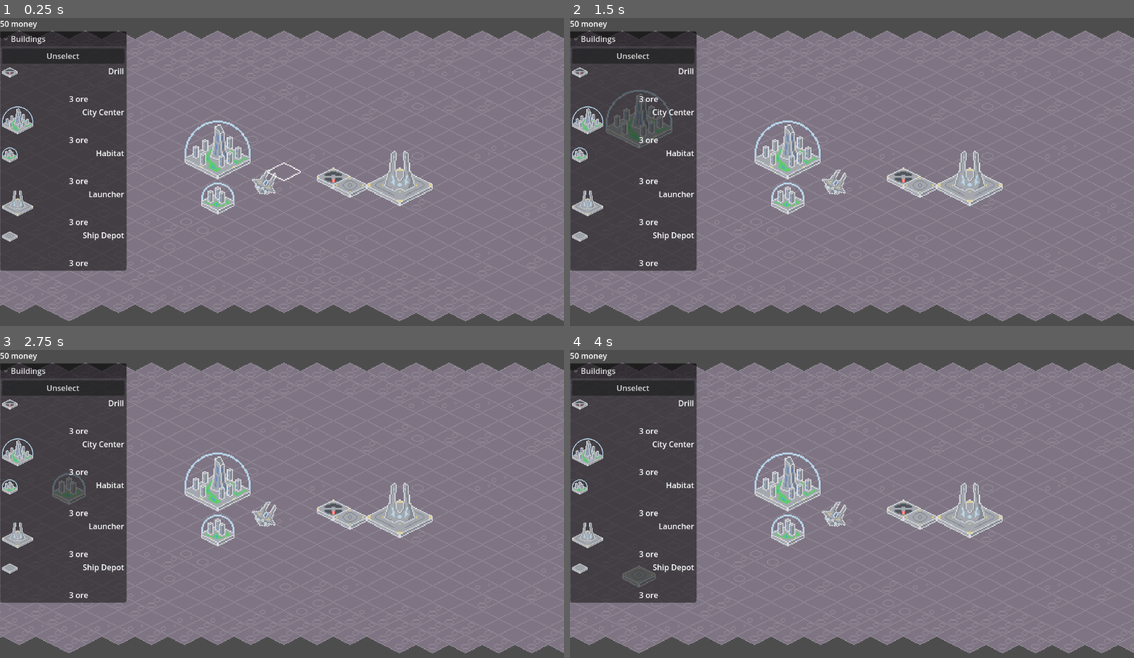
Above: before the commit, frames 1-4 (two rows, left to right).
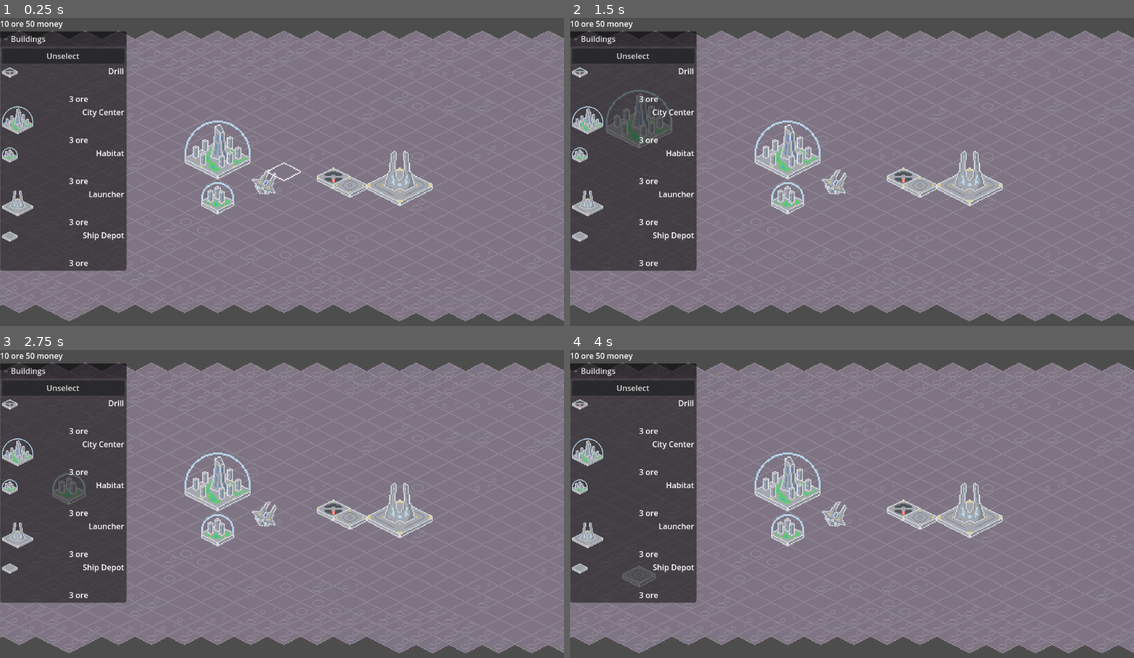
Above: after the commit, the same moments.

Repository: kevinn-t/cmpm-170-tower-defense
Game: Godot game, scene res://main scene.tscn
The game is run twice, just before and just after one commit, with the same random seed, the same clock (stepped at 60 frames per second) and the same inputs.
Inputs:
- Up to frame 1 (0.25 s): no input
- Up to frame 2 (1.5 s): click "Drill" at 0.5 s; click "City Center" at 1.25 s
- Up to frame 3 (2.75 s): click "Habitat" at 2 s
- Up to frame 4 (4 s): click "Launcher" at 2.75 s; click "Ship Depot" at 3.5 s

The runs differ from the first frame. In frame 1, 0.2% of the frame differs, in the area x 0-42%, y 0-64%; in frame 2, 0.2%; in frame 3, 0.2%; in frame 4, 0.2%.

Commit message:
work on building, regorganize

Diff:
--- a/Prefabs/city_center.tscn
+++ b/Prefabs/city_center.tscn
@@ -8,6 +8,7 @@
 region = Rect2(32, 32, 64, 64)
 
 [node name="City Center" type="StaticBody2D"]
+y_sort_enabled = true
 script = ExtResource("1_8neen")
 
 [node name="Sprite2D" type="Sprite2D" parent="."]
--- a/Prefabs/container.tscn
+++ b/Prefabs/container.tscn
@@ -6,6 +6,7 @@
 radius = 6.0
 
 [node name="Container" type="StaticBody2D" groups=["container"]]
+y_sort_enabled = true
 
 [node name="Sprite2D" type="Sprite2D" parent="."]
 texture = ExtResource("1_gc2lj")
--- a/Prefabs/drill.tscn
+++ b/Prefabs/drill.tscn
@@ -8,6 +8,7 @@
 region = Rect2(96, 64, 32, 28)
 
 [node name="Drill" type="StaticBody2D"]
+y_sort_enabled = true
 script = ExtResource("1_0n8n4")
 
 [node name="Sprite2D" type="Sprite2D" parent="."]
--- a/Prefabs/habitat.tscn
+++ b/Prefabs/habitat.tscn
@@ -8,6 +8,7 @@
 region = Rect2(0, 26, 32, 32)
 
 [node name="Habitat" type="StaticBody2D"]
+y_sort_enabled = true
 script = ExtResource("1_q5i6c")
 
 [node name="Sprite2D" type="Sprite2D" parent="."]
--- a/Prefabs/launcher.tscn
+++ b/Prefabs/launcher.tscn
@@ -8,6 +8,7 @@
 region = Rect2(128, 32, 64, 64)
 
 [node name="Launcher" type="StaticBody2D"]
+y_sort_enabled = true
 script = ExtResource("1_4emaf")
 
 [node name="Timer" type="Timer" parent="."]
--- a/Prefabs/ship_depot.tscn
+++ b/Prefabs/ship_depot.tscn
@@ -8,6 +8,7 @@
 region = Rect2(96, 32, 32, 32)
 
 [node name="Ship Depot" type="StaticBody2D" groups=["ship_depot"]]
+y_sort_enabled = true
 script = ExtResource("1_ierel")
 
 [node name="Sprite2D" type="Sprite2D" parent="."]
--- a/game_manager.gd
+++ b/game_manager.gd
@@ -8,7 +8,7 @@
 '''
 
 @export var stored : Dictionary = {
-	"ore" = 0,
+	"ore" = 10,
 	"money" = 50
 }
 
@@ -65,9 +65,11 @@
 	if not subtractCost(building.buildCost):
 		building.queue_free()
 		return
-	add_child(building)
+
+	buildingsParent.add_child(building)
 	building.global_position = pos
 	updateUI()
+@onready var buildingsParent : Node2D = $"../Buildings"
 
 func populatePreviews() -> void:
 	for b in buildingPrefabs:
@@ -87,16 +89,15 @@
 		button.pressed.connect(clicked)
 		parent.add_child(button)
 
-func buildingBrushSelected(name : String):
-	print(name)
-	buildingBrush = name
+func buildingBrushSelected(brush_name : String):
+	buildingBrush = brush_name
 	updateBuildingBrush()
 
 func resetBuildingBrush():
 	buildingBrush = null
 	updateBuildingBrush()
 
-func foldingResetBuildingBrush(folded):
+func foldingResetBuildingBrush(_folded):
 	resetBuildingBrush()
 
 func updateBuildingBrush():
@@ -112,3 +113,12 @@
 		if stored[k] > 0:
 			s+= str(stored[k]) + " " + str(k) + " "
 	return s
+@onready var ground: TileMapLayer = $"../GroundLayer"
+func _unhandled_input(event: InputEvent) -> void:
+	if event is InputEventMouseButton:
+		if event.is_pressed():
+			if event.button_index == MOUSE_BUTTON_LEFT:
+				#event.global_position
+				var tile_position = ground.local_to_map(event.global_position)
+				var ws_pos = ground.map_to_local(tile_position)
+				build(buildingBrush, ws_pos)
--- a/main scene.tscn
+++ b/main scene.tscn
@@ -66,26 +66,6 @@
 visible = false
 navigation_polygon = SubResource("NavigationPolygon_neqfu")
 
-[node name="City Center" parent="." instance=ExtResource("1_0afw7")]
-unique_name_in_owner = true
-y_sort_enabled = true
-position = Vector2(-48, -18)
-
-[node name="Drill" parent="." instance=ExtResource("2_ux2rm")]
-y_sort_enabled = true
-position = Vector2(64, 0)
-
-[node name="Launcher" parent="." instance=ExtResource("3_sgb2t")]
-y_sort_enabled = true
-position = Vector2(128, 8)
-
-[node name="Ship Depot" parent="." instance=ExtResource("4_aqyhw")]
-y_sort_enabled = true
-position = Vector2(80, 8)
-
-[node name="Habitat" parent="." instance=ExtResource("9_c1o4b")]
-position = Vector2(-48, 24)
-
 [node name="GroundLayer" type="TileMapLayer" parent="."]
 z_index = -100
 tile_map_data = PackedByteArray("AAD9//j/AQAEAAAAAAD9//n/AQAEAAAAAAD9//r/AQAEAAAAAAD9//v/AQAEAAAAAAD9//z/AQAEAAAAAAD9// …(13232 unchanged characters)…
@@ -99,16 +79,34 @@
 unique_name_in_owner = true
 script = ExtResource("8_18xev")
 
-[node name="Container" parent="." instance=ExtResource("10_neqfu")]
+[node name="Buildings" type="Node2D" parent="."]
+
+[node name="City Center" parent="Buildings" instance=ExtResource("1_0afw7")]
+position = Vector2(-48, -18)
+
+[node name="Drill" parent="Buildings" instance=ExtResource("2_ux2rm")]
+position = Vector2(64, 0)
+
+[node name="Launcher" parent="Buildings" instance=ExtResource("3_sgb2t")]
+position = Vector2(128, 8)
+
+[node name="Ship Depot" parent="Buildings" instance=ExtResource("4_aqyhw")]
+position = Vector2(80, 8)
+
+[node name="Habitat" parent="Buildings" instance=ExtResource("9_c1o4b")]
+position = Vector2(-48, 24)
+
+[node name="Units" type="Node2D" parent="."]
+
+[node name="Ship" parent="Units" instance=ExtResource("5_18xev")]
+y_sort_enabled = true
+rotation = 0.5235988
+
+[node name="Container" parent="Units" instance=ExtResource("10_neqfu")]
 z_index = -1
-y_sort_enabled = true
 position = Vector2(-5, 8.660254)
 rotation = 0.5235988
 script = ExtResource("10_7fvey")
-
-[node name="Ship" parent="." instance=ExtResource("5_18xev")]
-y_sort_enabled = true
-rotation = 0.5235988
 
 [node name="Cursor" type="Node2D" parent="."]
 unique_name_in_owner = true
